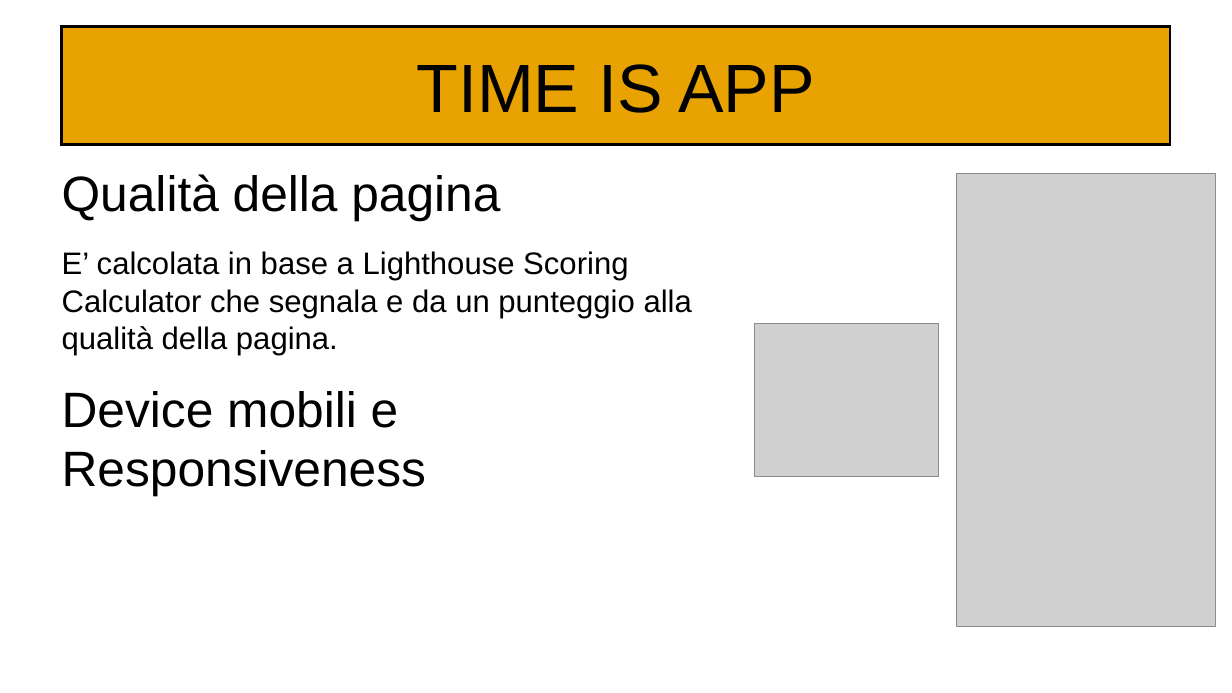
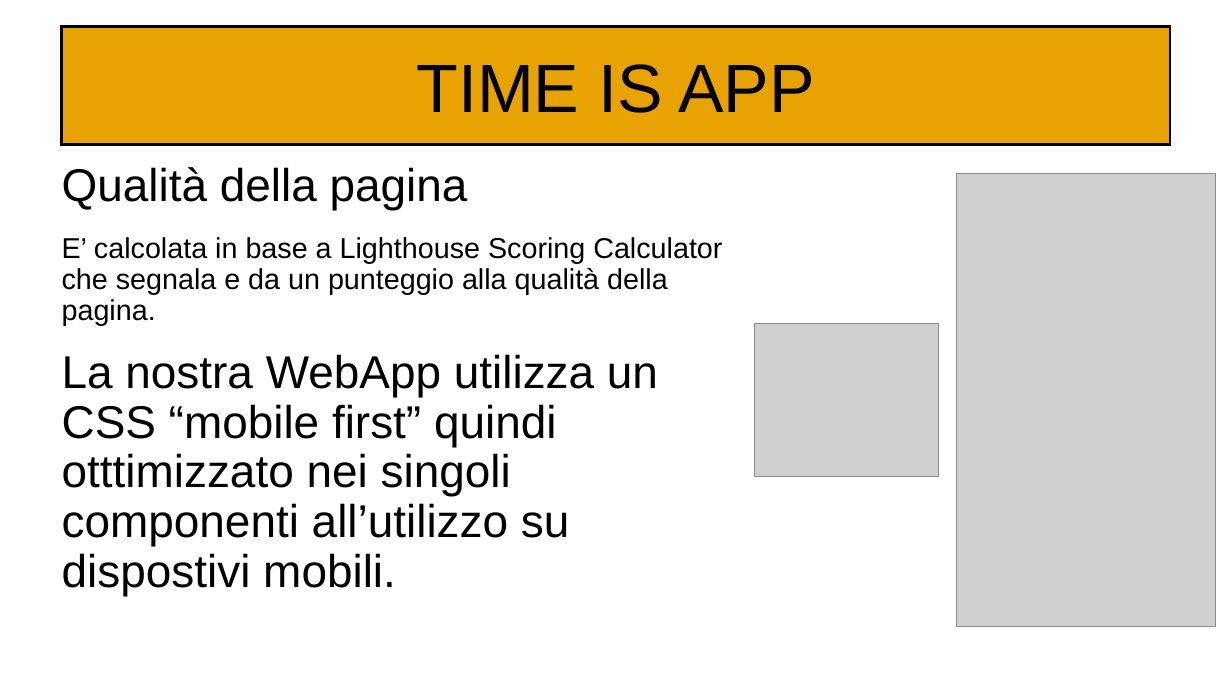
Before and after one commit to Kilne/Progetto_TecWeb, a slide deck: slide 12 of Relazioni/Maiuri.odp. Drawn at 1232x693 pixels with LibreOffice and Linux fonts; fonts in the diff are those of the drawing; grey boxes stand for pictures. Boxes give left, top, right and bottom in pixels: in the first picture for what was removed or moved away, otherwise in the second. Text is boxed around its words. In the diff, an @@ line names an element or a change of style, - is before the commit and + after.

```diff
--- a/Relazioni/Maiuri.odp
+++ b/Relazioni/Maiuri.odp
@@ text at <box>62,167,722,326</box>: size 32 to 29.6 pt in "Qualità della pagina"; size 20 to 18.5 pt in "E’ calcolata in base a Lighthouse Scoring ..."; line spacing 1 to 0.9 @@
@@ text at <box>62,354,658,595</box>: text changed; size 32 to 29.6 pt @@
-Device mobili e Responsiveness
+La nostra WebApp utilizza un CSS “mobile first” quindi otttimizzato nei singoli componenti all’utilizzo su dispostivi mobili.
```
Also in this commit, not shown: 4 other slides changed.
